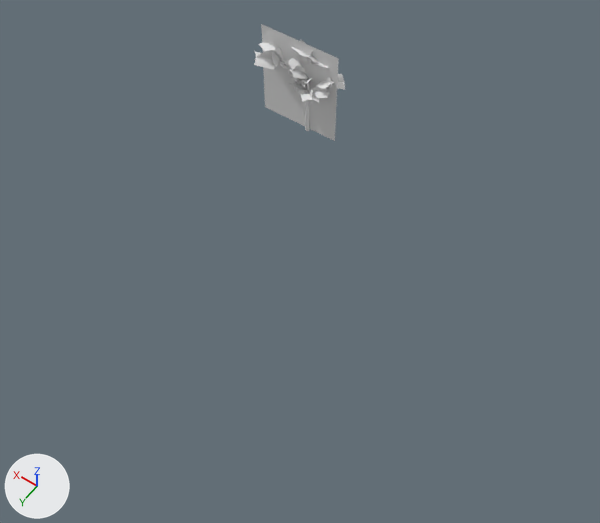
The Blender file _blender/biomas/quebracho/quebracho.blend, before and after one commit.
Before and after are seen from a camera (50 mm lens) standing at (-18.7, 26.8, 30.3) and looking at (-5.2, 8.1, 0.8). Arrows for +X, +Y and +Z are at lower left; the lights stay in place.

Objects in the first picture: 'Plane', 'ramas.015', 'ramas.016', 'ramas.017', 'ramas.018', 'ramas.019', 'ramas.022', 'ramas.023', 'ramas.024', 'ramas.025', 'ramas.026', 'ramas.027', 'ramas.028', 'ramas.029', 'troncoo.002'.
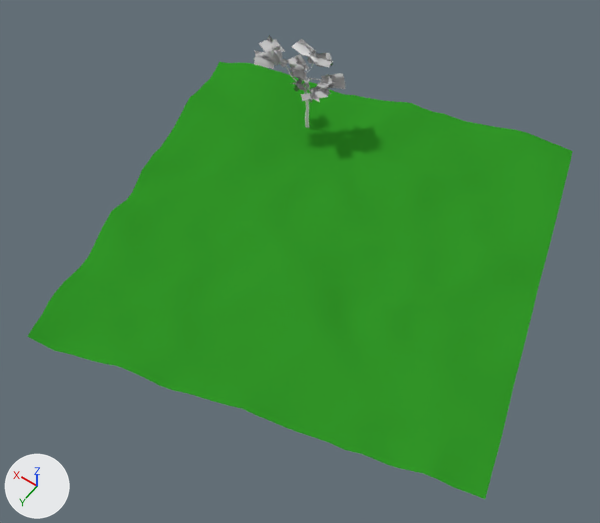
Location of each change, (x1, y1, x2, y2) in pixels of the pictures (600 x 523 px):
'piso', shown (green)
    after: (27, 62, 572, 499)
'Plane', hidden
    before: (261, 24, 339, 141)
'copa', added
    after: (254, 35, 346, 103)
'ramas.028', deleted
    before: (254, 51, 274, 69)
'troncoo.002', moved, rescaled
    before: (286, 66, 314, 131)
    after: (286, 63, 322, 128)
'ramas.027', deleted
    before: (265, 47, 286, 67)
'ramas.019', deleted
    before: (286, 65, 308, 79)
'ramas.023', deleted
    before: (311, 87, 330, 99)
'ramas.022', deleted
    before: (301, 89, 319, 103)
'ramas.024', deleted
    before: (316, 77, 339, 89)
'ramas.029', deleted
    before: (259, 42, 278, 53)
'ramas.025', deleted
    before: (337, 74, 345, 90)
'ramas.018', deleted
    before: (287, 57, 306, 70)
'ramas.016', deleted
    before: (291, 80, 307, 92)
'ramas.017', deleted
    before: (306, 51, 318, 64)
'ramas.015', deleted
    before: (299, 77, 312, 90)
'ramas.026', deleted
    before: (278, 60, 289, 68)

The change, as a diff of the scene's bpy script:
```diff
--- a/_blender/biomas/quebracho/quebracho.blend.py
+++ b/_blender/biomas/quebracho/quebracho.blend.py
@@ ob_troncoo_002 @@
 ob_troncoo_002 = bpy.data.objects.new('troncoo.002', me_plane_032)
-ob_troncoo_002.location = (-0.04, 0.08, -0.05)
-ob_troncoo_002.scale = (0.582, 0.582, 0.582)
+ob_troncoo_002.location = (-0.02, 0.03, -0.09)
+ob_troncoo_002.scale = (0.588, 0.588, 0.588)
@@ ob_ramas_029 @@
-ob_ramas_029 = bpy.data.objects.new('ramas.029', me_plane_031)
@@ ob_ramas_028 @@
-ob_ramas_028 = bpy.data.objects.new('ramas.028', me_plane_030)
@@ ob_ramas_027 @@
-ob_ramas_027 = bpy.data.objects.new('ramas.027', me_plane_029)
@@ ob_ramas_026 @@
-ob_ramas_026 = bpy.data.objects.new('ramas.026', me_plane_028)
@@ ob_ramas_025 @@
-ob_ramas_025 = bpy.data.objects.new('ramas.025', me_plane_027)
@@ ob_ramas_024 @@
-ob_ramas_024 = bpy.data.objects.new('ramas.024', me_plane_026)
@@ ob_ramas_023 @@
-ob_ramas_023 = bpy.data.objects.new('ramas.023', me_plane_025)
@@ ob_ramas_022 @@
-ob_ramas_022 = bpy.data.objects.new('ramas.022', me_plane_024)
@@ ob_ramas_019 @@
-ob_ramas_019 = bpy.data.objects.new('ramas.019', me_plane_009)
@@ ob_ramas_018 @@
-ob_ramas_018 = bpy.data.objects.new('ramas.018', me_plane_008)
@@ ob_ramas_017 @@
-ob_ramas_017 = bpy.data.objects.new('ramas.017', me_plane_007)
@@ ob_ramas_016 @@
-ob_ramas_016 = bpy.data.objects.new('ramas.016', me_plane_003)
@@ ob_ramas_015 @@
-ob_ramas_015 = bpy.data.objects.new('ramas.015', me_plane_001)
@@ ob_plane @@
 ob_plane.location = (0.0, 0.0, 0.0)
+ob_plane.hide_set(True)  # its collection is switched off
@@ ob_piso @@
 ob_piso.scale = (10.0, 10.0, 10.0)
-ob_piso.hide_set(True)  # its collection is switched off
@@ ob_copa @@
+ob_copa = bpy.data.objects.new('copa', me_plane_003_1)  # 480 vertices, 270 faces; spans x -4.15..4.25, y -5.38..6.24, z -3.81..2.84; in mat_rama (its picture is missing)
+ob_copa.parent = ob_troncoo_002
+ob_copa.location = (0.377, 0.0877, 3.967)
+ob_copa.rotation_euler = (0.0362, 0.933, -1.504)  # degrees (2.1, 53, -86)
+ob_copa.scale = (0.392, 0.416, 0.413)
```
